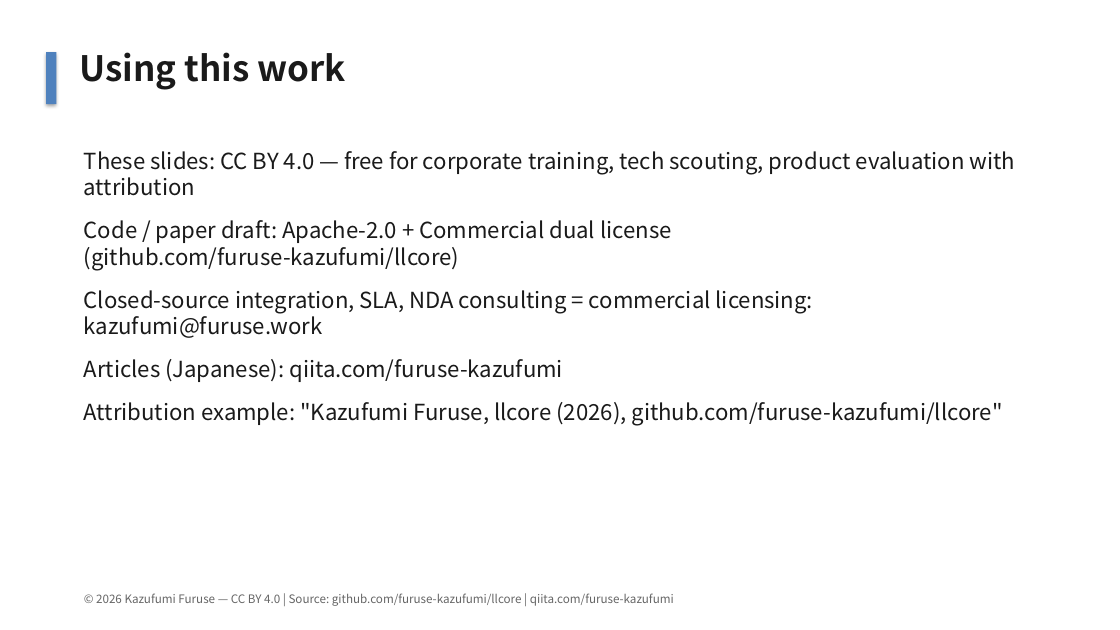
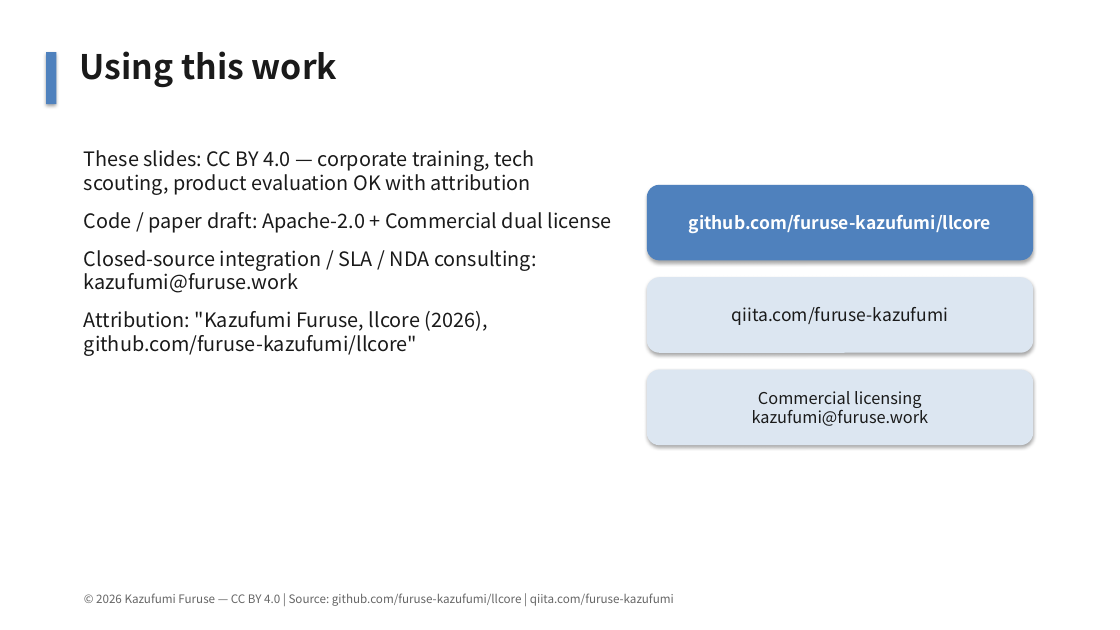
Before and after one commit to furuse-kazufumi/llcore, a slide deck: slide 10 of slides/llcore_findings_2026_en.pptx. Drawn at 1120x630 pixels with LibreOffice and Linux fonts; fonts in the diff are those of the drawing. Boxes give left, top, right and bottom in pixels: in the first picture for what was removed or moved away, otherwise in the second. Text is boxed around its words. In the diff, an @@ line names an element or a change of style, - is before the commit and + after.

```diff
--- a/slides/llcore_findings_2026_en.pptx
+++ b/slides/llcore_findings_2026_en.pptx
@@ text "Using this work" at box(80, 51, 337, 88): size 30 to 29 pt @@
@@ text at box(84, 150, 612, 356): text changed; size 19 to 17 pt @@
-These slides: CC BY 4.0 — free for corporate training, tech scouting, product evaluation with attribution
-Code / paper draft: Apache-2.0 + Commercial dual license (github.com/furuse-kazufumi/llcore)
-Closed-source integration, SLA, NDA consulting = commercial licensing: kazufumi@furuse.work
-Articles (Japanese): qiita.com/furuse-kazufumi
-Attribution example: "Kazufumi Furuse, llcore (2026), github.com/furuse-kazufumi/llcore"
+These slides: CC BY 4.0 — corporate training, tech scouting, product evaluation OK with attribution
+Code / paper draft: Apache-2.0 + Commercial dual license
+Closed-source integration / SLA / NDA consulting: kazufumi@furuse.work
+Attribution: "Kazufumi Furuse, llcore (2026), github.com/furuse-kazufumi/llcore"
@@ rounded rectangle added at box(647, 185, 1033, 260), fill #4F81BD, 15 pt, text #FFFFFF, bold @@
+github.com/furuse-kazufumi/llcore
@@ rounded rectangle added at box(647, 277, 1033, 353), fill #DCE6F1, 15 pt, text #1A1A1A @@
+qiita.com/furuse-kazufumi
@@ rounded rectangle added at box(647, 370, 1033, 445), fill #DCE6F1, 14 pt, text #1A1A1A @@
+Commercial licensing
+kazufumi@furuse.work
```
Also in this commit, not shown: 9 other slides changed, 2 other files.
